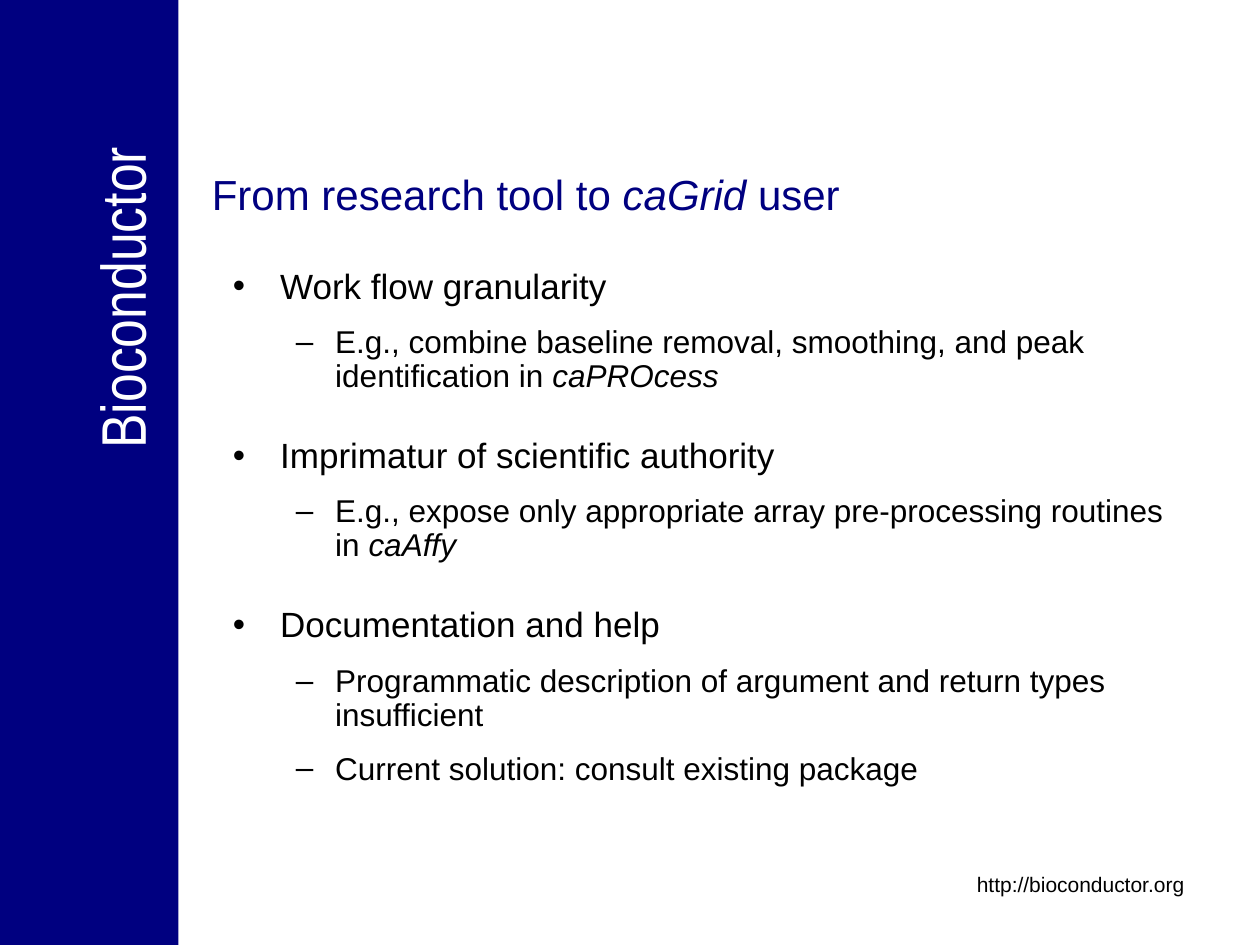
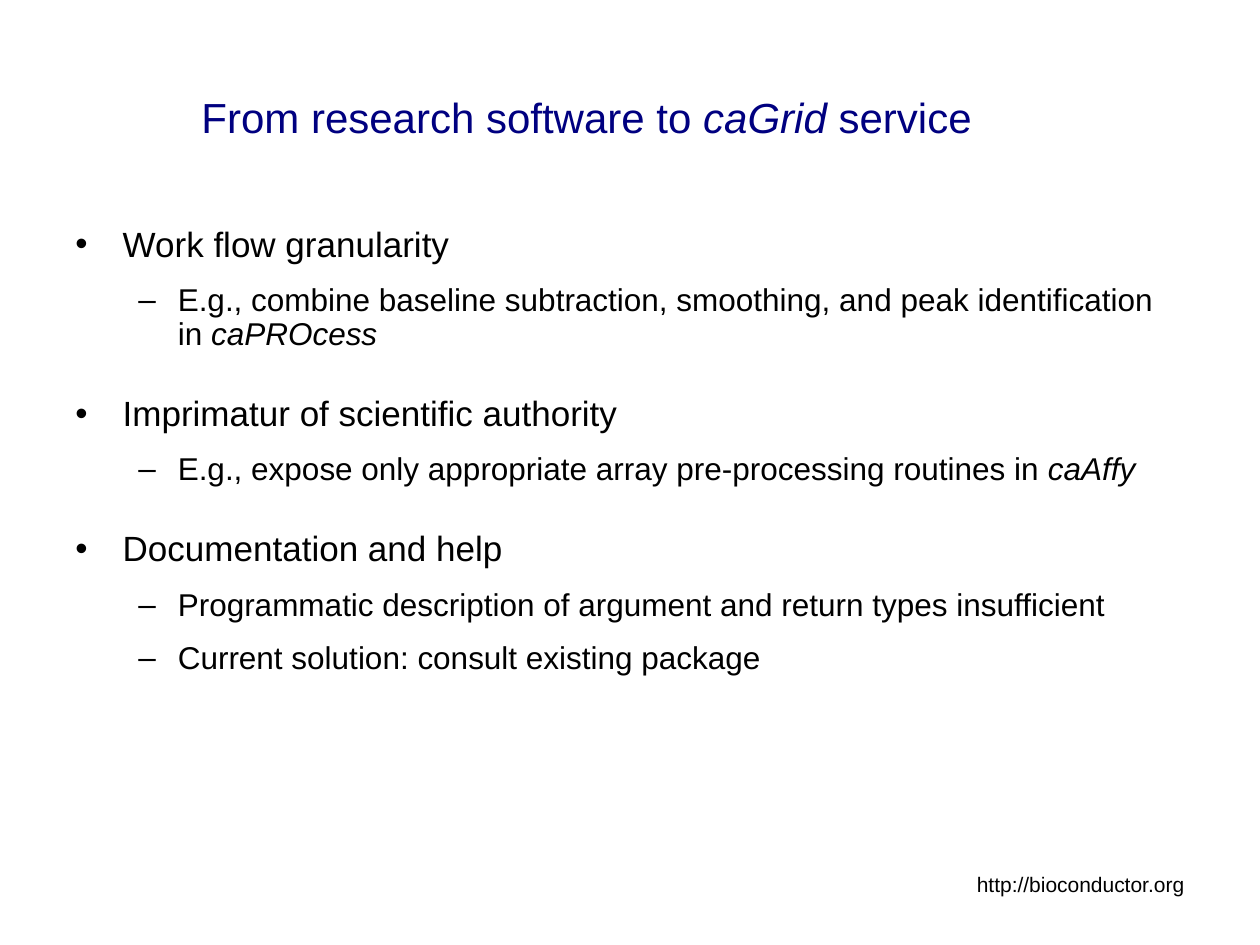
Before and after one commit to NCIP/bioconductor_v1, a slide deck: slide 33 of trunk/bioconductor/Presentations/caBIG_Annual_Meeting_2007_Tech_Demo.ppt (slide 25 before the commit). Drawn at 1260x945 pixels with LibreOffice and Linux fonts; fonts in the diff are those of the drawing; background and template pictures are left out. Boxes give left, top, right and bottom in pixels: in the first picture for what was removed or moved away, otherwise in the second. Text is boxed around its words. In the diff, an @@ line names an element or a change of style, - is before the commit and + after.

```diff
--- a/trunk/bioconductor/Presentations/caBIG_Annual_Meeting_2007_Tech_Demo.ppt
+++ b/trunk/bioconductor/Presentations/caBIG_Annual_Meeting_2007_Tech_Demo.ppt
@@ rectangle removed at (0, 0, 179, 945) @@
@@ title "From research software to caGrid ..." at (201, 102, 972, 134): vertical alignment top to middle @@
@@ title at (201, 102, 972, 134): text changed @@
-From research tool to caGrid user
+From research software to caGrid service
@@ text removed at (88, 177, 159, 438) @@
-Bioconductor
@@ text "Work flow granularity": place and size @@
-text "Work flow granularity" at (280, 273, 1163, 786)
+text "Work flow granularity" at (123, 231, 1153, 675)
@@ text at (178, 288, 1153, 346): text changed @@
-  – E.g., combine baseline removal, smoothing, and peak identification in caPROcess
+  – E.g., combine baseline subtraction, smoothing, and peak identification in caPROcess
```
Also in this commit, not shown: 18 other slides changed, 21 slides added, 10 slides removed.
